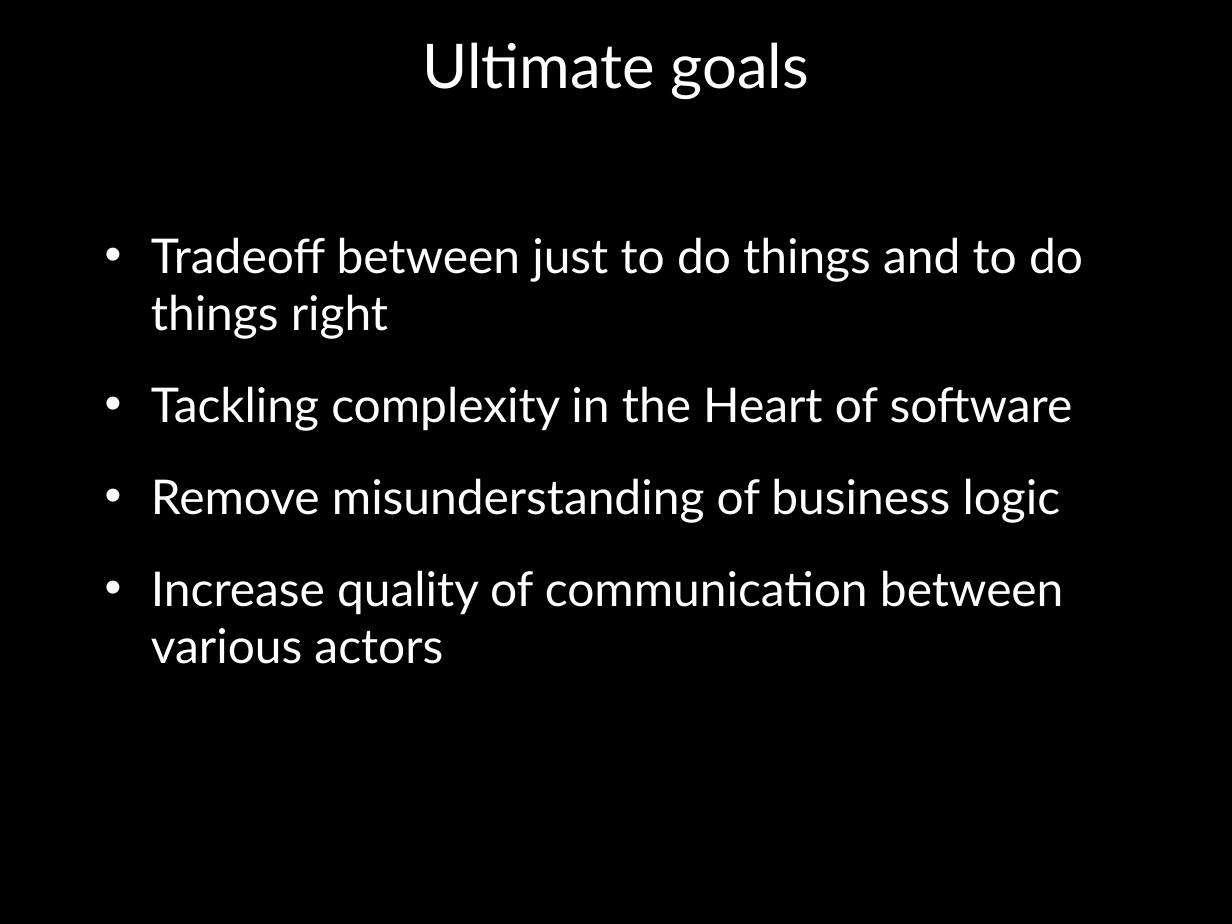
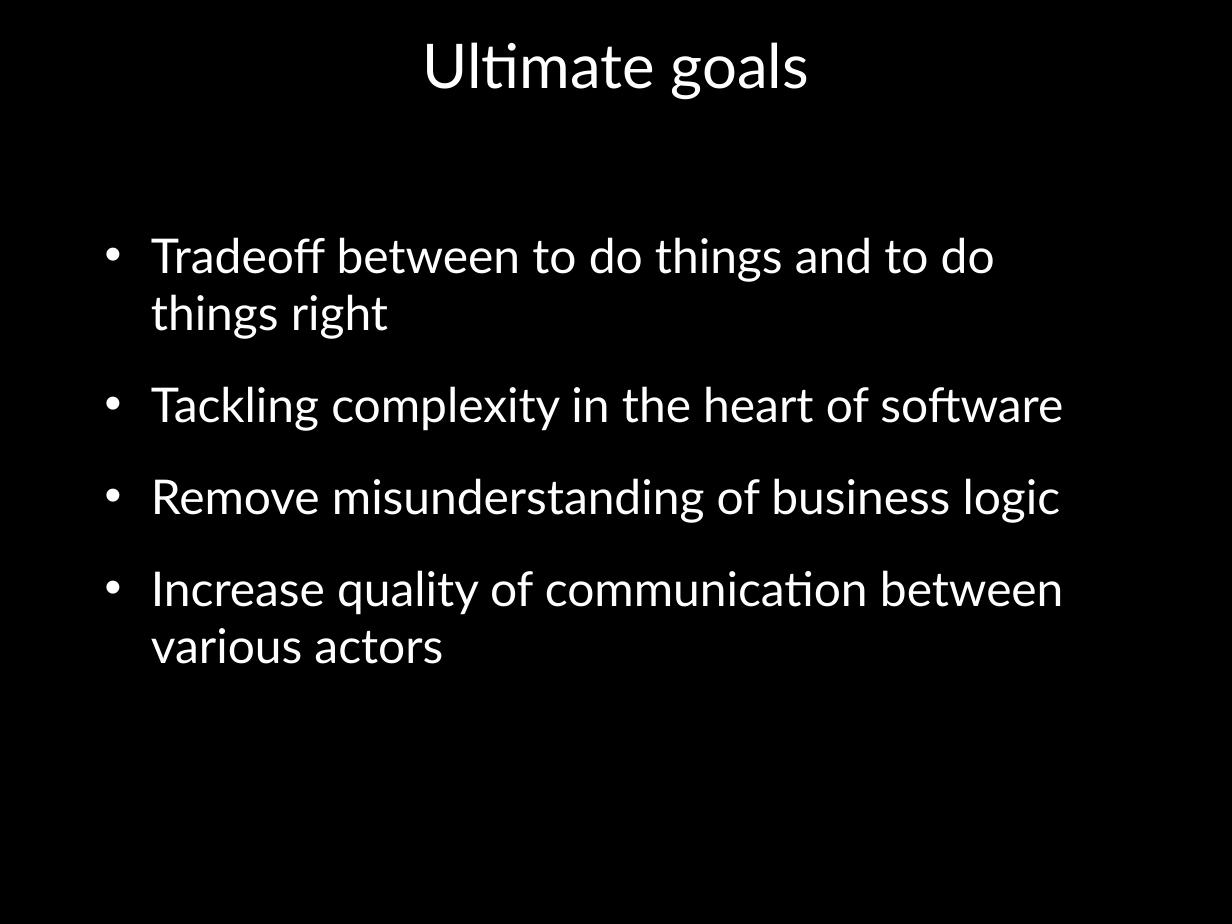
Before and after one commit to victorbartel/ddd, a slide deck: slide 2 of slides/slides.pptx. Drawn at 1232x924 pixels with LibreOffice and Linux fonts; fonts in the diff are those of the drawing; background and template pictures are left out. Boxes give left, top, right and bottom in pixels: in the first picture for what was removed or moved away, otherwise in the second. Text is boxed around its words. In the diff, an @@ line names an element or a change of style, - is before the commit and + after.

Commit message:
Update slides

```diff
--- a/slides/slides.pptx
+++ b/slides/slides.pptx
@@ text at [151, 237, 1063, 431]: text changed @@
-• Tradeoff between just to do things and to do things right
-• Tackling complexity in the Heart of software
+• Tradeoff between to do things and to do things right
+• Tackling complexity in the heart of software
```
Also in this commit, not shown: 1 other slide changed, 1 slide added.
